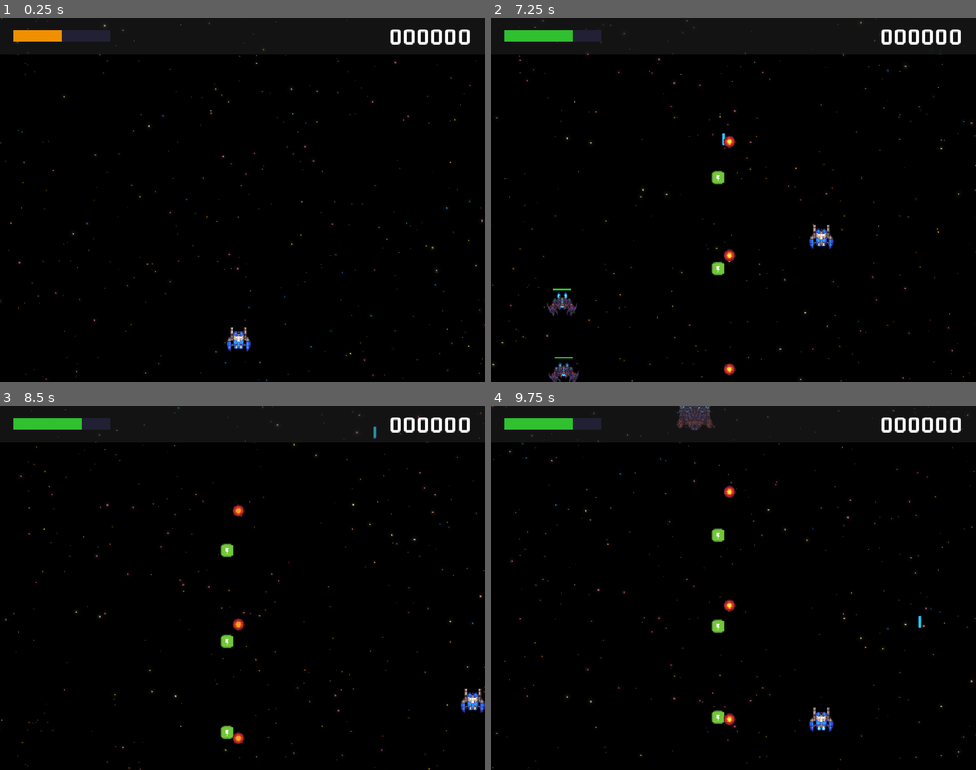
Above: before the commit, frames 1-4 (two rows, left to right).
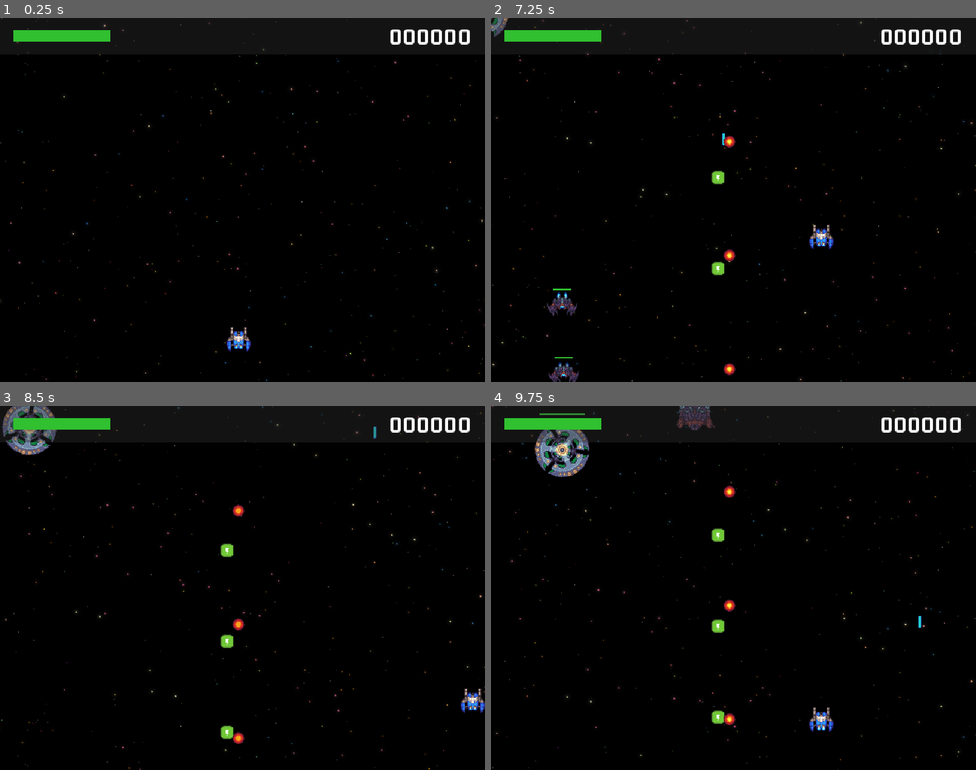
Above: after the commit, the same moments.

Repository: MohebYarahmadi/SpaceAce
Game: Godot game, scene res://Scenes/Level/Level.tscn
Two runs of this game, one before a commit and one after it. Both use one fixed random seed, a clock stepped at 60 frames per second and the inputs below.
Inputs:
- Up to frame 1 (0.25 s): no input
- Up to frame 2 (7.25 s): tap Enter (ui_accept) at 0.5, 0.77, 1.52, 3.02, 3.77, 4.52, 6.02, 6.77 s; hold Right (ui_right) 0.53-1.28 s; tap E (shoot) every 1.5 s from 0.6 to 6.6 s; hold Down (ui_down) 1.28-2.03 s; tap T (test) every 1.5 s from 1.35 to 5.85 s; hold Right (ui_right) 2.03-2.78 s; hold Up (ui_up) 2.78-3.53 s; hold Left (ui_left) 3.53-5.03 s; hold Down (ui_down) 5.03-5.78 s; hold Right (ui_right) 5.78-6.53 s; hold Up (ui_up) from 6.53 s (still down)
- Up to frame 3 (8.5 s): release Up (ui_up) at 7.28 s; hold Right (ui_right) 7.28-8.03 s; tap T (test) at 7.35 s; tap Enter (ui_accept) at 7.52 s; hold Down (ui_down) from 8.03 s (still down); tap E (shoot) at 8.1 s
- Up to frame 4 (9.75 s): release Down (ui_down) at 8.78 s; hold Left (ui_left) 8.78-9.53 s; tap T (test) at 8.85 s; tap Enter (ui_accept) at 9.02 s; hold Up (ui_up) from 9.53 s (still down); tap E (shoot) at 9.6 s

The runs differ from the first frame. In frame 1, 0.6% of the frame differs, in the area x 2-23%, y 3-7%; in frame 2, 0.3%; in frame 3, 1.0%; in frame 4, 1.3%, in the area x 9-23%, y 2-20%.

Commit message:
Saucer Manager Added

Diff:
--- a/Scenes/Level/Level.tscn
+++ b/Scenes/Level/Level.tscn
@@ -6,6 +6,7 @@
 [ext_resource type="PackedScene" uid="uid://cs7twesq7bmwk" path="res://Scenes/Player/Player.tscn" id="3_4dwx7"]
 [ext_resource type="PackedScene" uid="uid://c8pkpg6y6ly4y" path="res://Scenes/ObjectMaker/ObjectMaker.tscn" id="4_k2uda"]
 [ext_resource type="PackedScene" uid="uid://cksvwkrtysa1t" path="res://Scenes/WaveManager/WaveManager.tscn" id="4_lvwdj"]
+[ext_resource type="PackedScene" uid="uid://bocve7sqkpw3i" path="res://Scenes/SaucerManager/SaucerManager.tscn" id="5_aei0q"]
 [ext_resource type="AudioStream" uid="uid://t0l7khnjnye0" path="res://assets/sounds/loops/Mercury.wav" id="5_ksici"]
 [ext_resource type="PackedScene" uid="uid://yuu178je71jn" path="res://Scenes/Ui/GameUi.tscn" id="7_8gphe"]
 [ext_resource type="PackedScene" uid="uid://db2ex07rjx6fr" path="res://Scenes/Ui/GameOverUi.tscn" id="8_gyjo4"]
@@ -18,6 +19,8 @@
 [node name="LevelBg" parent="." instance=ExtResource("1_3hkb6")]
 
 [node name="WaveManager" parent="." instance=ExtResource("4_lvwdj")]
+
+[node name="SaucerManager" parent="." instance=ExtResource("5_aei0q")]
 
 [node name="ObjectMaker" parent="." instance=ExtResource("4_k2uda")]
 
--- /dev/null
+++ b/Scenes/SaucerManager/SaucerManager.tscn
@@ -0,0 +1,31 @@
+[gd_scene load_steps=4 format=3 uid="uid://bocve7sqkpw3i"]
+
+[ext_resource type="Script" uid="uid://bnr316k6qak7f" path="res://Scenes/SaucerManager/saucerManager.gd" id="1_vxoqe"]
+
+[sub_resource type="Curve2D" id="Curve2D_dyio8"]
+_data = {
+"points": PackedVector2Array(0, 0, 0, 0, -93, -80, -264, 1, 264, -1, 327, 110, 0, 0, 0, 0, 680, -95)
+}
+point_count = 3
+
+[sub_resource type="Curve2D" id="Curve2D_vxoqe"]
+_data = {
+"points": PackedVector2Array(0, 0, 0, 0, 708, 327, 227, -3, -227, 3, 313, 129, 0, 0, 0, 0, -106, 310)
+}
+point_count = 3
+
+[node name="SaucerManager" type="Node2D"]
+script = ExtResource("1_vxoqe")
+
+[node name="Paths" type="Node2D" parent="."]
+
+[node name="Path2D" type="Path2D" parent="Paths"]
+curve = SubResource("Curve2D_dyio8")
+
+[node name="Path2D_2" type="Path2D" parent="Paths"]
+curve = SubResource("Curve2D_vxoqe")
+
+[node name="SpawnTimer" type="Timer" parent="."]
+one_shot = true
+
+[connection signal="timeout" from="SpawnTimer" to="." method="_on_spawn_timer_timeout"]
--- /dev/null
+++ b/Scenes/SaucerManager/saucerManager.gd
@@ -0,0 +1,36 @@
+extends Node2D
+
+class_name SaucerManager
+
+const SAUCER = preload("uid://copsjn0l360pt")
+const WAIT_TIME: float = 5.0
+const WAIT_VARIATION: float = 0.1
+
+@onready var paths: Node2D = $Paths
+@onready var spawn_timer: Timer = $SpawnTimer
+
+var _path2Ds: Array[Path2D] = []
+
+
+# Called when the node enters the scene tree for the first time.
+func _ready() -> void:
+	# Add all the paths that we have in our Paths to this array
+	for path in paths.get_children():
+		_path2Ds.append(path)
+	reset_timer()
+
+
+func reset_timer() -> void:
+	SpaceUtils.set_and_start_timer(spawn_timer, WAIT_TIME, WAIT_VARIATION)
+
+
+func spawn_saucer():
+	var saucer: Saucer = SAUCER.instantiate()
+	var path: Path2D = _path2Ds.pick_random()
+	path.add_child(saucer)
+	reset_timer()
+
+
+
+func _on_spawn_timer_timeout() -> void:
+	spawn_saucer()
--- a/Scenes/Ui/GameUi.tscn
+++ b/Scenes/Ui/GameUi.tscn
@@ -37,7 +37,6 @@
 layout_mode = 2
 size_flags_horizontal = 0
 size_flags_vertical = 4
-start_health = 50
 
 [node name="ScoreLabel" type="Label" parent="ColorRect/MarginContainer"]
 layout_mode = 2
Not shown: 1 places in Scenes/Level/Level.tscn that only renumber resources
Not shown, added: Scenes/SaucerManager/saucerManager.gd.uid
